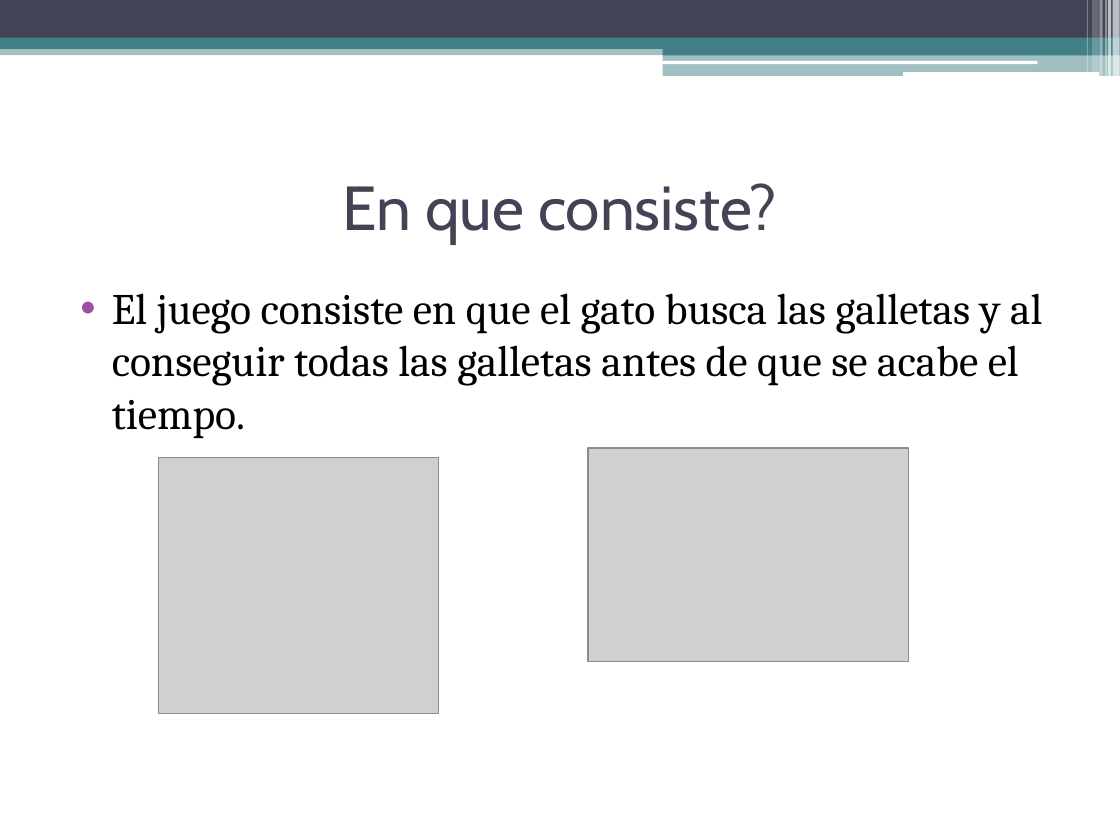
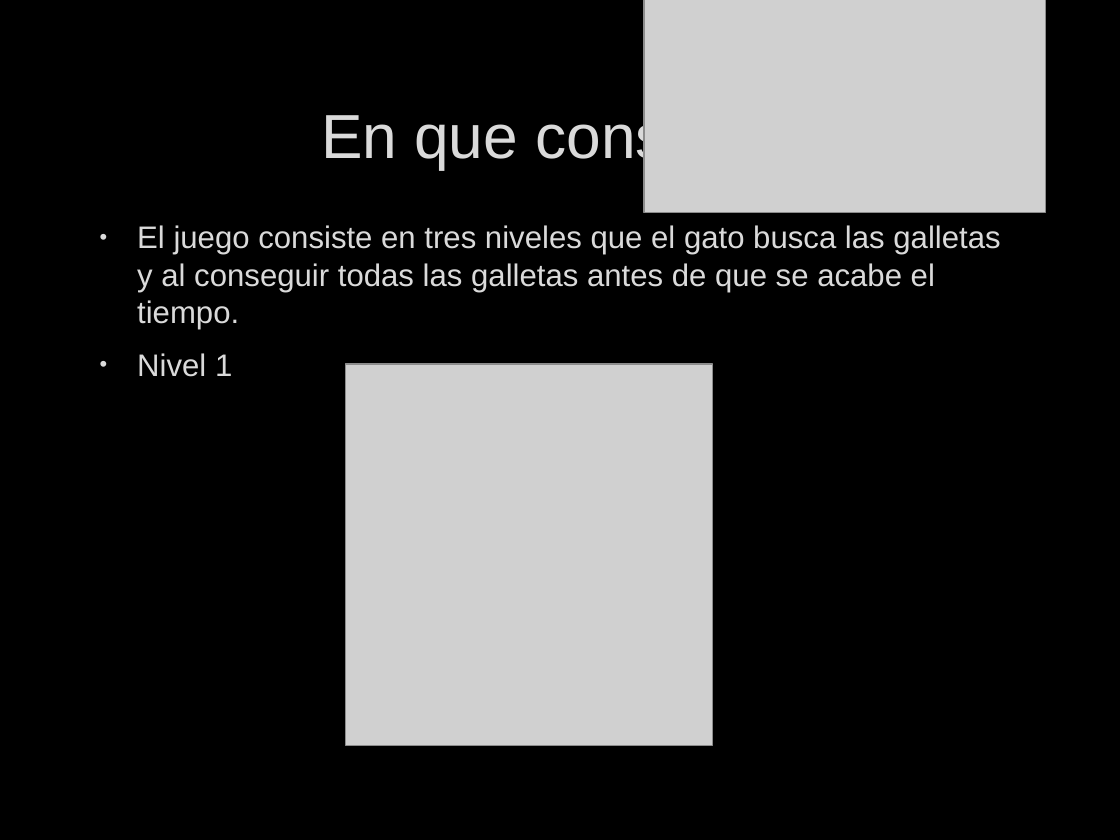
Before and after one commit to Elloko213/ProyectoJuegoGG, a slide deck: slide 3 of Recogiendo Galletas.pptx. Drawn at 1120x840 pixels with LibreOffice and Linux fonts; fonts in the diff are those of the drawing; grey boxes stand for pictures; background and template pictures are left out. Boxes give left, top, right and bottom in pixels: in the first picture for what was removed or moved away, otherwise in the second. Text is boxed around its words. In the diff, an @@ line names an element or a change of style, - is before the commit and + after.

```diff
--- a/Recogiendo Galletas.pptx
+++ b/Recogiendo Galletas.pptx
@@ background #FFFFFF to picture (left out) @@
@@ rectangle removed at (0,0,1120,38) @@
@@ picture added at (644,0,1045,212) @@
@@ rectangle removed at (1086,0,1088,72) @@
@@ rectangle removed at (1092,0,1099,72) @@
@@ rectangle removed at (1100,0,1103,76) @@
@@ rectangle removed at (1105,0,1107,76) @@
@@ rectangle removed at (1108,0,1111,76) @@
@@ rectangle removed at (1113,0,1120,76) @@
@@ rectangle removed at (0,45,1120,55) @@
@@ rectangle removed at (0,38,1120,49) @@
@@ rectangle removed at (663,44,1120,55) @@
@@ rectangle removed at (663,54,1120,76) @@
@@ title "En que consiste?": place and size @@
-title "En que consiste?" at (343,183,777,244)
+title "En que consiste?" at (321,109,798,170)
@@ title "En que consiste?" at (321,109,798,170): font Cabin to Arial, text colour #424456 to #DADADA, letter outline none to #404040 0.75 pt @@
@@ rounded rectangle removed at (662,60,1037,64) @@
@@ rounded rectangle removed at (903,72,1099,76) @@
@@ text at (137,225,1000,377): text changed; size 28 to 20 pt; font Cambria to Arial; text colour #000000 to #DADADA @@
-• El juego consiste en que el gato busca las galletas y al conseguir todas las galletas antes de que se acabe el tiempo.
+• El juego consiste en tres niveles que el gato busca las galletas y al conseguir todas las galletas antes de que se acabe el tiempo.
+• Nivel 1
@@ picture added at (345,364,712,745) @@
@@ picture removed at (588,448,908,662) @@
@@ picture removed at (159,457,439,713) @@
```
Also in this commit, not shown: 4 other slides changed, 10 slides added.
